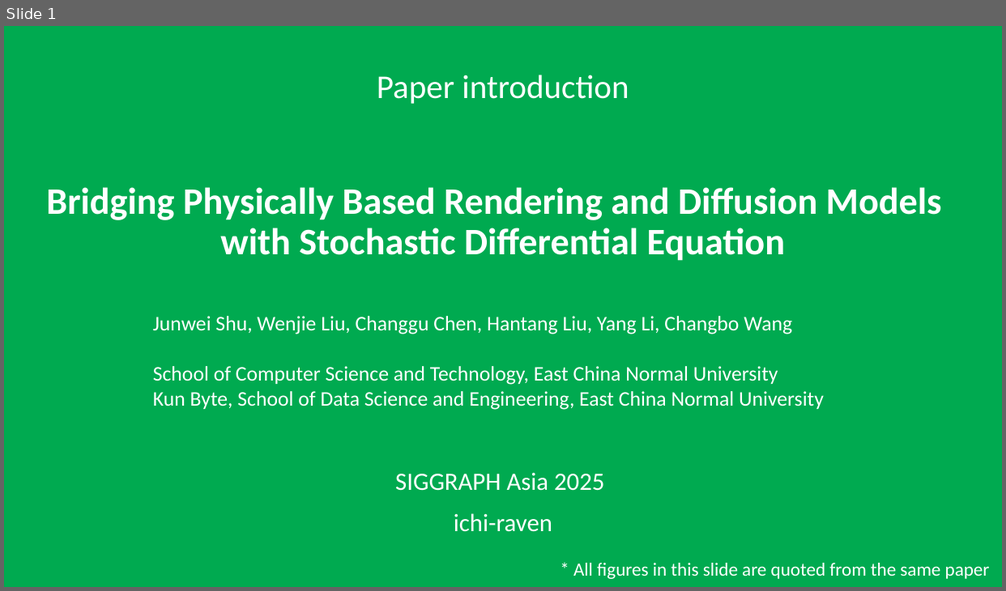
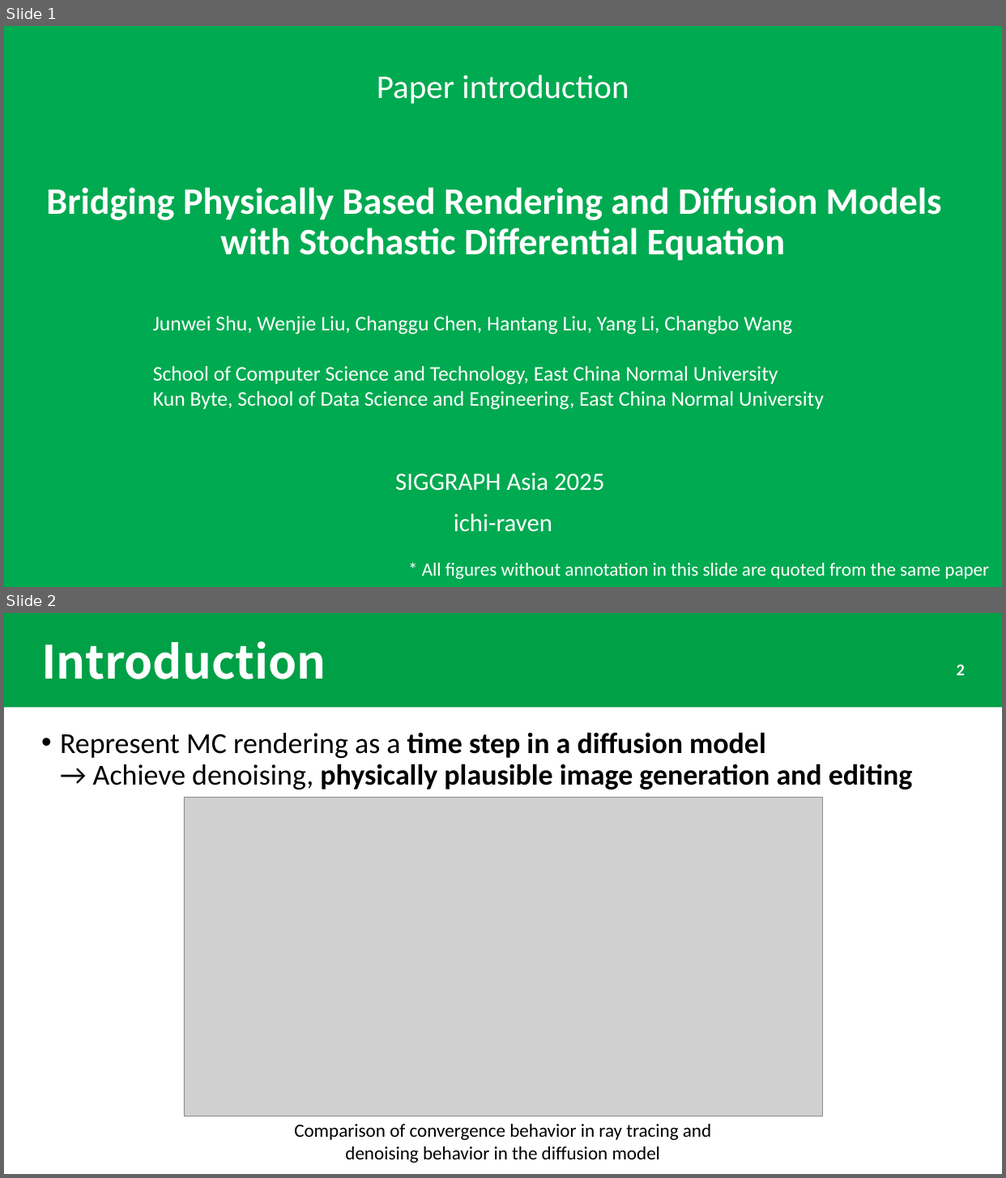
Before and after one commit to ichi-raven/paper-introductions, a slide deck: Bridging Physically Based Rendering and Diffusion Models with Stochastic Differential Equation.pptx. Shown one above the other, each under a label of ours: slide 1 before the commit, slides 1 and 2 after it. The pictures are 1006x591 and 1006x1178 pixels, drawn with LibreOffice and Linux fonts; fonts in the diff are those of the drawing; grey boxes stand for pictures. Boxes give left, top, right and bottom in pixels: in the first picture for what was removed or moved away, otherwise in the second. Text is boxed around its words. In the diff, an @@ line names an element or a change of style, - is before the commit and + after.

Commit message:
working on Bridging Physically Based Rendering and Diffusion Models with Stochastic Differential Equation

```diff
--- a/Bridging Physically Based Rendering and Diffusion Models with Stochastic Differential Equation.pptx
+++ b/Bridging Physically Based Rendering and Diffusion Models with Stochastic Differential Equation.pptx
@@ slide 2 added at (x1=4, y1=613, x2=1002, y2=1174), background #FFFFFF @@
@@ rectangle added at (x1=4, y1=613, x2=1002, y2=707), fill #00A046 @@
@@ title added at (x1=41, y1=641, x2=326, y2=679), 44 pt, text #FFFFFF, bold @@
+Introduction
@@ page number added at (x1=957, y1=664, x2=965, y2=675), 16 pt, text #FFFFFF, bold @@
+2
@@ text added at (x1=60, y1=732, x2=912, y2=790), 28 pt, text #000000, bold @@
+• Represent MC rendering as a time step in a diffusion model
+  → Achieve denoising, physically plausible image generation and editing
@@ picture added at (x1=184, y1=797, x2=822, y2=1117) @@
@@ text added at (x1=294, y1=1124, x2=711, y2=1163), 18 pt, text #000000 @@
+Comparison of convergence behavior in ray tracing and denoising behavior in the diffusion model
@@ slide 1 changed as well @@
@@ text at (x1=422, y1=563, x2=989, y2=579): text changed @@
-* All figures in this slide are quoted from the same paper
+* All figures without annotation in this slide are quoted from the same paper
```
Also in this commit, not shown: 5 other slides added, 1 slide removed, 1 other file.
